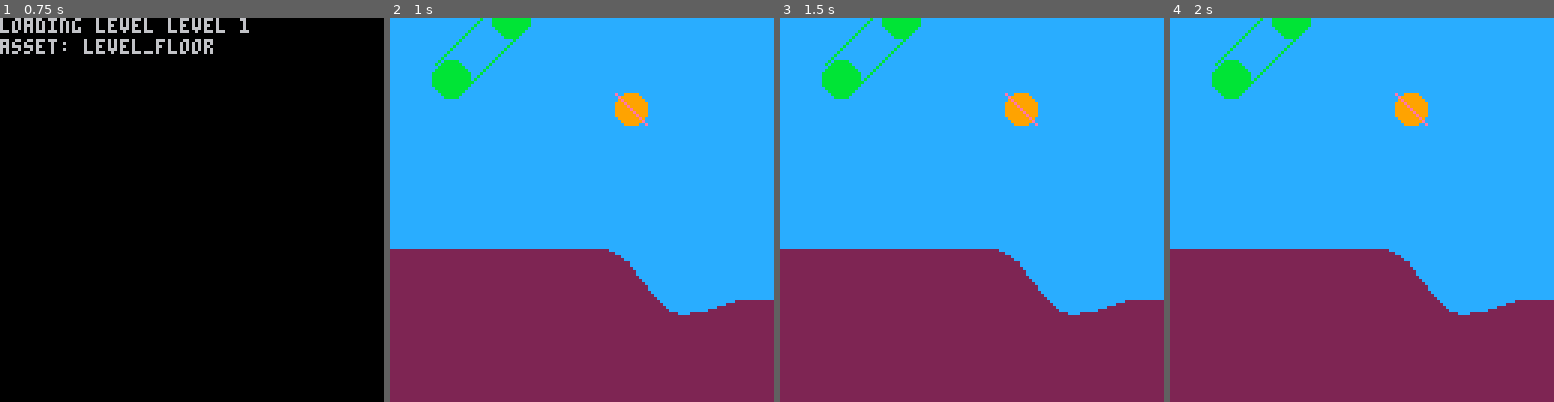
Above: before the commit, frames 1-4 (left to right).
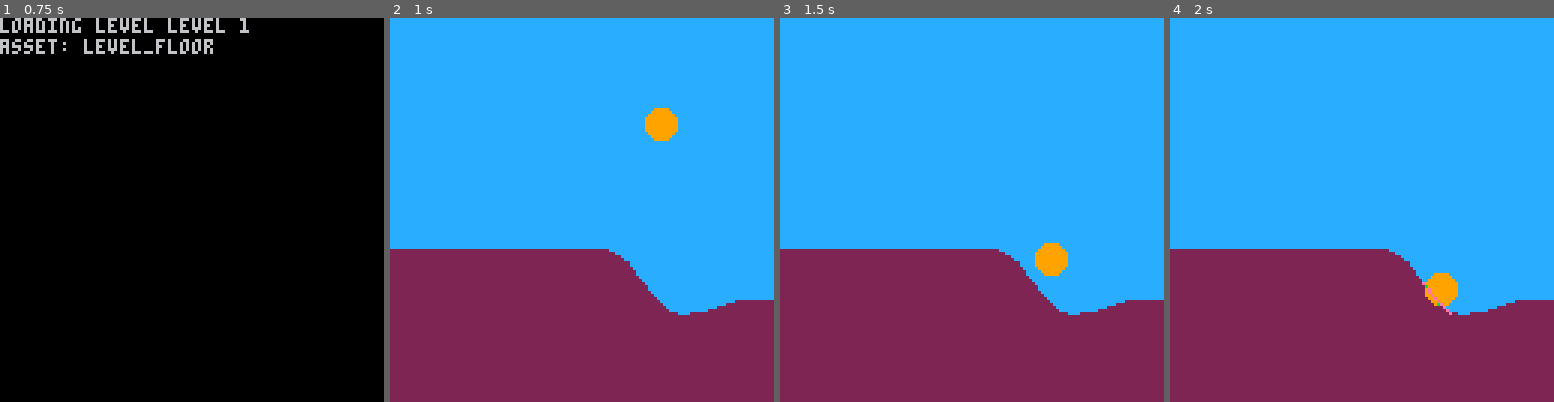
Above: after the commit, the same moments.

Repository: ajbowen249/pico_rico
Game: PICO-8 cartridge pico_rico.p8
Two runs of this game, one before a commit and one after it. Both use one fixed random seed, a clock stepped at 60 frames per second and the inputs below.
Inputs:
- Up to frame 1 (0.75 s): tap X (X key) at 0.33, 0.7 s
- Up to frame 2 (1 s): no input
- Up to frame 3 (1.5 s): tap O (Z key) at 1.07 s; tap X (X key) at 1.43 s
- Up to frame 4 (2 s): tap O (Z key) at 1.8 s

Frame 1 is identical in both runs. In frame 2, 2.6% of the frame differs, in the area x 10-75%, y 0-33%; in frame 3, 2.6%; in frame 4, 2.6%, in the area x 10-75%, y 0-78%.

Commit message:
wip collision handling

Diff:
--- a/pico_rico.p8
+++ b/pico_rico.p8
@@ -9,8 +9,8 @@
 
 exclude_upper_y = { min_y = true } -- min_y because 0 is top
 
-gravity = -.1
-rico_max_speed = .5
+gravity = -.4
+rico_max_speed = 3
 
 -- game mode
 gm_menu = 1
@@ -78,6 +78,21 @@
   end
 
   return true
+end
+
+function min_in(array, getter)
+  local smallest_value = nil
+  local smallest_element
+
+  for _, v in ipairs(array) do
+    local value = getter != nil and getter(v) or v
+    if smallest_value == nil or value < smallest_value then
+      smallest_value = value
+      smallest_element = v
+    end
+  end
+
+  return smallest_element
 end
 
 -->8
@@ -522,17 +537,9 @@
     velocity = new_point(0, 0),
     color = color,
     draw_coll = function(self, window)
-      local test_collider_size = 6
-      local collider = make_moving_circle_collider(new_point(20, 20), test_collider_size, new_point(20, -20))
-      circfill(collider.circle1.center.x, collider.circle1.center.y, test_collider_size, 11)
-      circfill(collider.circle2.center.x, collider.circle2.center.y, test_collider_size, 11)
-      line(collider.seg1.p1.x, collider.seg1.p1.y, collider.seg1.p2.x, collider.seg1.p2.y, 11)
-      line(collider.seg2.p1.x, collider.seg2.p1.y, collider.seg2.p2.x, collider.seg2.p2.y, 11)
-
-
-      -- local colliding_segments = get_segments_colliding_with_circle(self.location, self.size, window)
-      local colliding_segments = get_segments_colliding_with_segment(self.location:sub(new_point(5, 5)), self.location:add(new_point(5, 5)), window)
-      line(self.location.x - 5, self.location.y - 5, self.location.x + 5, self.location.y + 5, 14)
+      -- line(self.location.x - 5, self.location.y - 5, self.location.x + 5, self.location.y + 5, 14)
+      -- local colliding_segments = get_segments_colliding_with_segment(self.location:sub(new_point(5, 5)), self.location:add(new_point(5, 5)), window)
+      local colliding_segments = get_segments_colliding_with_circle(self.location, self.size, window)
       if #colliding_segments > 0 then
         for _, seg in ipairs(colliding_segments) do
           line(seg.segment.p1.x + window.min_x, seg.segment.p1.y + window.min_y, seg.segment.p2.x + window.min_x, seg.segment.p2.y + window.min_y, 14)
@@ -544,30 +551,104 @@
       end
     end,
     update = function(self, window)
-      local next_velocity = new_point(self.velocity.x, self.velocity.y)
-
-      local next_point = new_point(
-        self.location.x + next_velocity.x,
-        self.location.y + next_velocity.y
-      )
-
-      local colliding_segments = get_segments_colliding_with_circle(next_point, self.size, window)
-      if #colliding_segments > 0 then
-        -- next_velocity.y = 0
-      else
-        -- next_velocity.y -= gravity
-      end
-
-      local next_speed = sqrt((next_velocity.x * next_velocity.x) + (next_velocity.y * next_velocity.y))
+      local next_velocity = new_point(self.velocity.x, self.velocity.y - gravity)
+      local next_speed = next_velocity:len()
       if next_speed > rico_max_speed then
-        next_velocity = new_point(
-          (next_velocity.x / next_speed) * rico_max_speed,
-          (next_velocity.y / next_speed) * rico_max_speed
-        )
-      end
-
-      -- self.location = next_point
-      -- self.velocity = next_velocity
+        next_velocity = next_velocity:normal():mul(rico_max_speed)
+      end
+
+      -- start out assuming we will be able to happily translate forward. this collider is everything we could be in the next frame
+      local collider = make_moving_circle_collider(self.location, self.size, next_velocity)
+      local colliding_segments = {}
+      for _, seg in ipairs(get_segments_colliding_with_circle(collider.circle1.center, self.size, window)) do
+        colliding_segments[#colliding_segments + 1] = seg
+      end
+
+      for _, seg in ipairs(get_segments_colliding_with_circle(collider.circle2.center, self.size, window)) do
+        colliding_segments[#colliding_segments + 1] = seg
+      end
+
+      for _, seg in ipairs(get_segments_colliding_with_segment(collider.seg1.p1, collider.seg1.p2, window)) do
+        colliding_segments[#colliding_segments + 1] = seg
+      end
+
+      for _, seg in ipairs(get_segments_colliding_with_segment(collider.seg2.p1, collider.seg2.p2, window)) do
+        colliding_segments[#colliding_segments + 1] = seg
+      end
+
+      if #colliding_segments == 0 then
+        self.location = collider.circle2.center
+        self.velocity = next_velocity
+        return
+      end
+
+      -- "2d hits are like clipping a movement vector or something" -john carmack, i think
+
+      -- assume we were not already partway through something in the previous frame. from here, the collider is probing the level geometry and we want to know
+      -- the closest hit. the total distance we could have traveled is the distance between the center points of the two circles. take the point we left
+      -- from (which is the point at the tip of the circle in our direction of travel in this case, not the center!) and make a vector to the hit point.
+      -- project that vector onto the vector of travel. divide the distance from start point by the total potential distance, and that ratio can be back-applied
+      -- to our velocity vector to get our final point. i suspect that does not accurately capture the curvature of the edges of the circles, but we shall see
+
+      local start_point = self.location:add(next_velocity:normal():mul(self.size))
+
+      -- local distances = map(colliding_segments, function(seg)
+      --   local ds = map(seg.points, function(point)
+      --     return {
+      --       point = point,
+      --       distance = get_point_distance(start_point, point),
+      --     }
+      --   end)
+
+      --   return min_in(ds, function(p)
+      --     return p.distance
+      --   end)
+      -- end)
+
+
+      local closest_hit = min_in(map(colliding_segments, function(seg)
+        return min_in(map(seg.points, function(point)
+          return {
+            point = point,
+            distance = get_point_distance(start_point, point),
+          }
+        end), function(pair)
+          return pair.distance
+        end)
+      end), function(pair)
+        return pair.distance
+      end)
+
+      local to_hit = closest_hit.point:sub(start_point)
+      local total_distance = collider.circle2.center:sub(collider.circle1.center)
+
+      local hit_on_total = project_vectors(to_hit, total_distance)
+      local distance_ratio = hit_on_total:len() / get_point_distance(start_point, collider.circle2.center)
+
+      -- this is pretty wrong...
+      -- i don't even really know how it stops the ball...
+      -- second frame, i guess?
+
+      -- problem is if you hit far from the start point without having traveled far, like this:
+      --
+      --  \  / \
+      --   \x\_/
+      --    \
+      --
+      -- start point is bottom of the ball, but hit is on left edge. if it was going slow, the distance halfway around the ball is definitely farther than total
+      -- potential travel, so the ratio ends up above 1
+
+      -- cls()
+      -- print("ratio: " .. distance_ratio .. "\n")
+      -- print("len: " .. hit_on_total:len() .. "\n")
+      -- print("total: " .. get_point_distance(start_point, collider.circle2.center) .. "\n")
+      -- print("start: (" .. start_point.x .. ", " .. start_point.y .. ")\n")
+      -- print("hit: (" .. closest_hit.point.x .. ", " .. closest_hit.point.y .. ")\n")
+      -- print("on: (" .. hit_on_total.x .. ", " .. hit_on_total.y .. ")\n")
+      -- stop()
+
+      next_velocity = next_velocity:mul(distance_ratio)
+      self.location = self.location:add(next_velocity)
     end,
     draw = function(self, window)
       if not self.location:is_in_window(window) then
@@ -591,7 +672,7 @@
   level_state.camera = new_camera()
   level_state.initialized = true
   level_state.ricos = {
-    new_rico(5, new_point(80, 30), 9),
+    new_rico(5, new_point(90, 30), 9),
   }
 end
 
